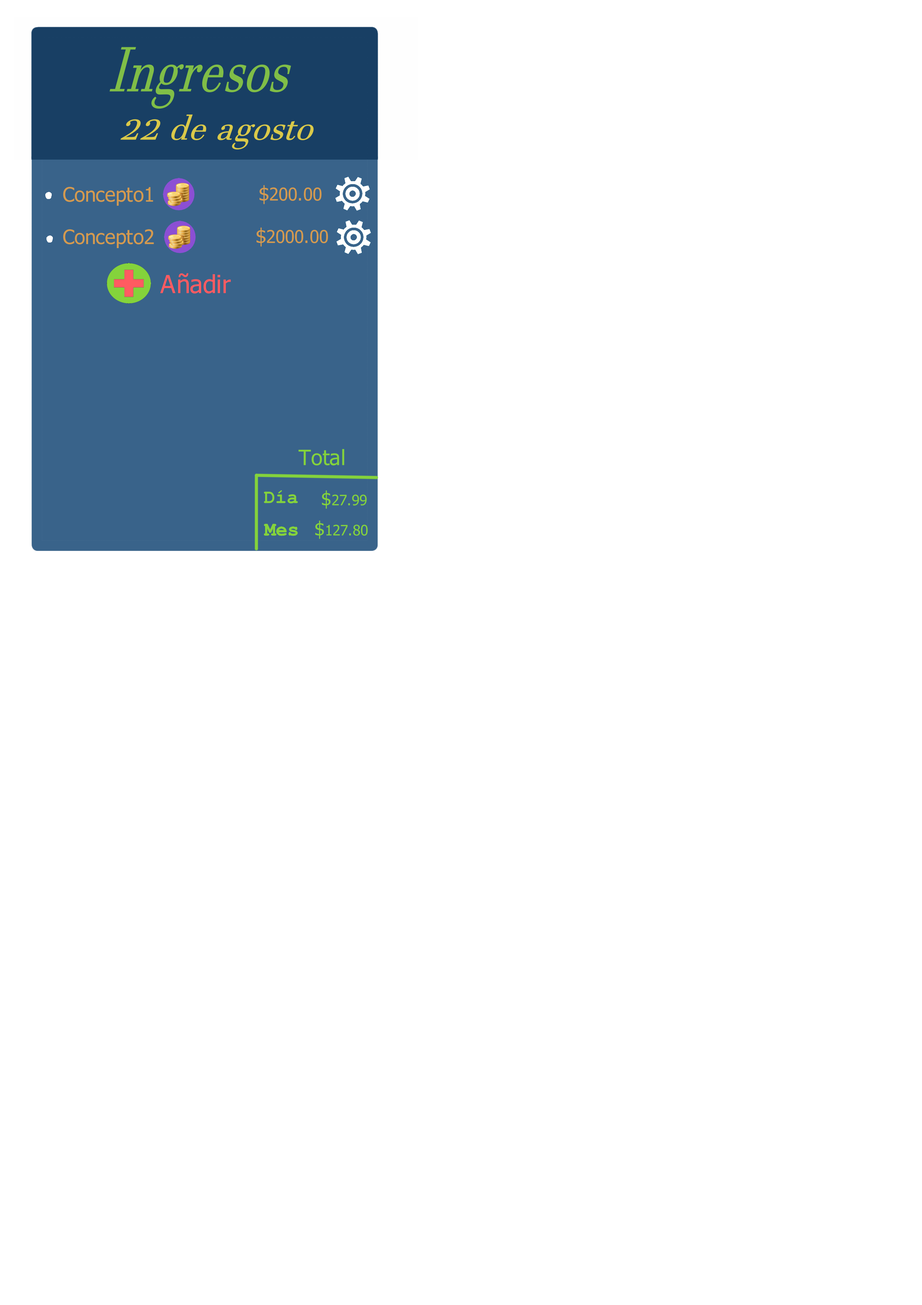
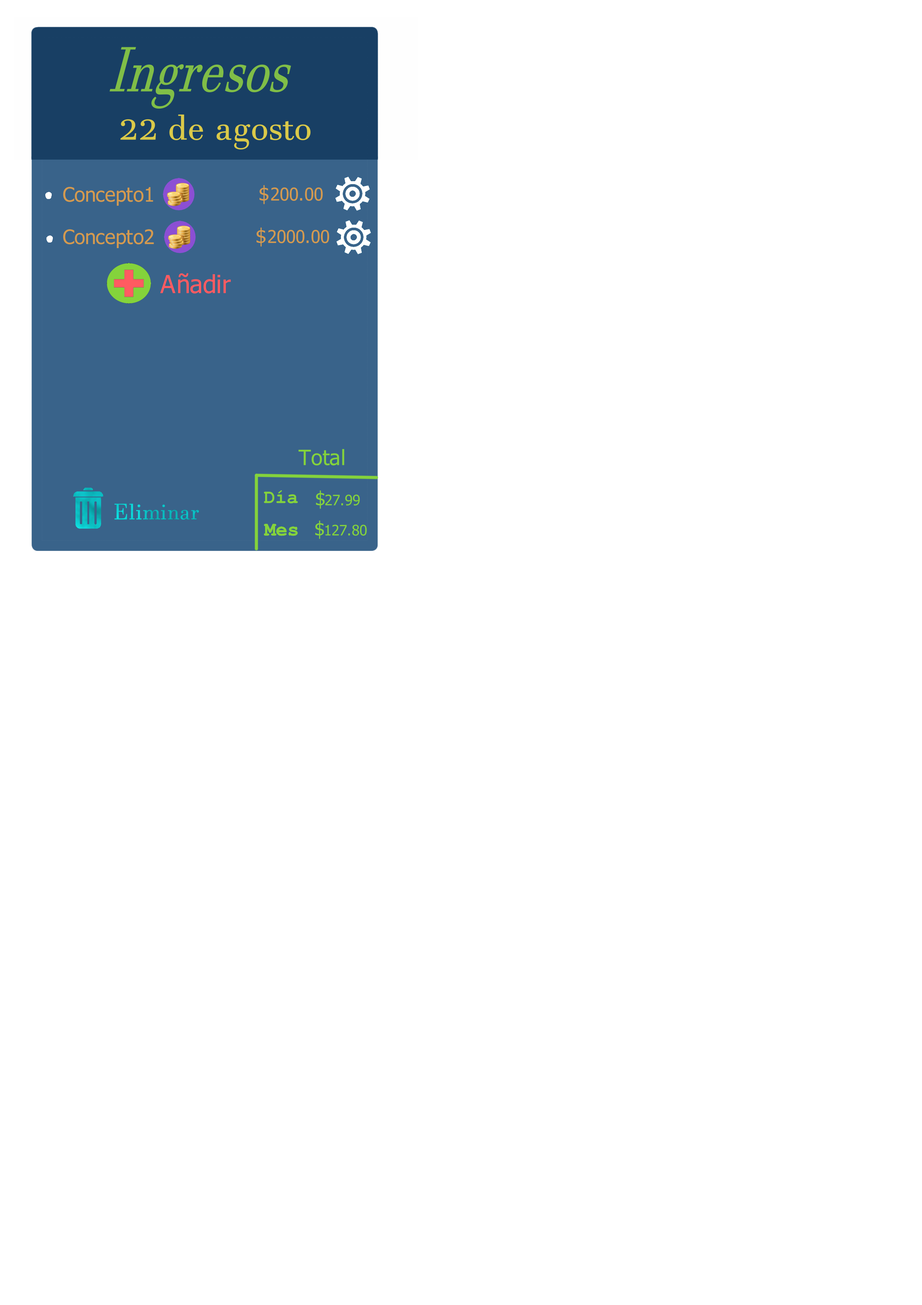
Layers edited between the first and the second 922 × 1305 image:
added layer "1472090727_Trash-Recyclebin-Empty-Closed.png" above "1471829525_coins.png" over bbox(69, 114, 368, 536)
painted on "Layer 8(pasted)" (1st of 2) over bbox(69, 114, 368, 536)
painted on "Layer 8(pasted)" (2nd of 2) over bbox(69, 114, 368, 536)
painted on "Layer 1" over bbox(69, 114, 368, 536)
